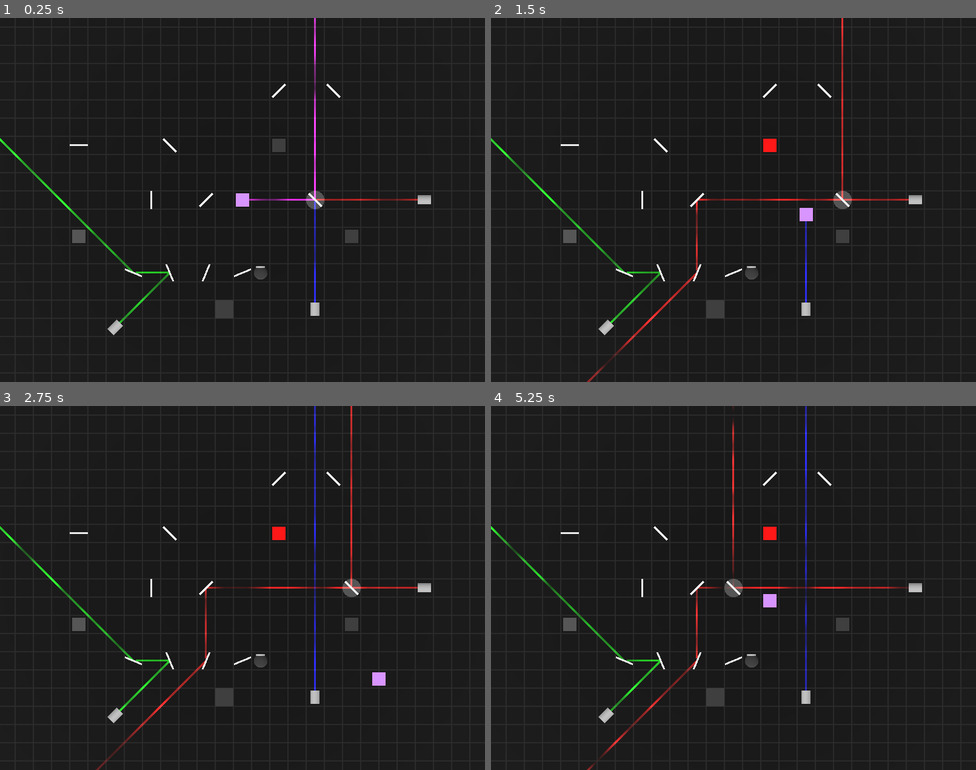
Above: before the commit, frames 1-4 (two rows, left to right).
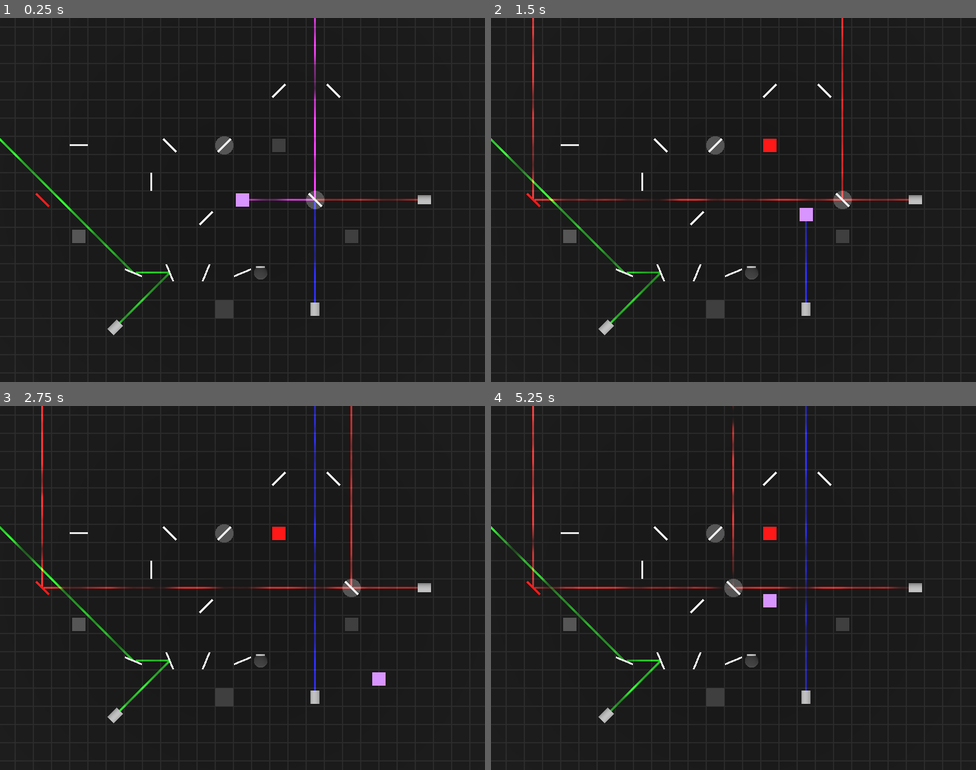
Above: after the commit, the same moments.

Repository: RiverApril/EnergyJam
Game: Godot game, scene res://levels/playground.tscn
Two runs of this game, one before a commit and one after it. Both use one fixed random seed, a clock stepped at 60 frames per second and the inputs below.
Inputs (mouse positions are in pixels of both pictures, inside the frame that each line leads up to):
- Up to frame 1 (0.25 s): no input
- Up to frame 2 (1.5 s): tap Enter at 0.5 s; move the mouse to (840, 181) at 0.52 s; hold D (Right) 0.53-1.28 s; move the mouse to (636, 218) at 1.27 s; hold S (Down) from 1.28 s (still down)
- Up to frame 3 (2.75 s): move the mouse to (291, 507) at 2.02 s; release S (Down) at 2.03 s; hold D (Right) from 2.03 s (still down)
- Up to frame 4 (5.25 s): move the mouse to (709, 660) at 2.77 s; release D (Right) at 2.78 s; hold W (Up) 2.78-3.53 s; move the mouse to (879, 642) at 3.52 s; hold A (Left) 3.53-5.03 s; move the mouse to (588, 533) at 4.27 s; move the mouse to (757, 588) at 5.02 s; hold S (Down) from 5.03 s (still down)

The runs differ from the first frame. In frame 1, 0.3% of the frame differs, in the area x 7-49%, y 32-57%; in frame 2, 0.8%; in frame 3, 0.9%, in the area x 7-49%, y 0-100%; in frame 4, 0.8%.

Commit message:
add filter

Diff:
--- a/levels/playground.tscn
+++ b/levels/playground.tscn
@@ -9,6 +9,7 @@
 [ext_resource type="PackedScene" uid="uid://u1lex88s588t" path="res://objects/block.tscn" id="6_nrulv"]
 [ext_resource type="PackedScene" uid="uid://bnnuj7j4mqu3n" path="res://objects/glow_block.tscn" id="7_adoke"]
 [ext_resource type="PackedScene" uid="uid://wp2nd16mvwmg" path="res://objects/combiner.tscn" id="10_wea26"]
+[ext_resource type="PackedScene" uid="uid://dthk2bvne4lc0" path="res://objects/filter.tscn" id="11_io5ok"]
 [ext_resource type="PackedScene" uid="uid://c38gfk35326dg" path="res://objects/transmit_glow_block.tscn" id="15_e2xa4"]
 
 [node name="Node3D" type="Node3D"]
@@ -31,7 +32,7 @@
 metadata/beam_green = true
 
 [node name="Mirror" parent="." instance=ExtResource("3_6f0be")]
-transform = Transform3D(0.707107, 0, -0.707107, 0, 1, 0, 0.707107, 0, 0.707107, -2, 0, 0)
+transform = Transform3D(0.707107, 0, -0.707107, 0, 1, 0, 0.707107, 0, 0.707107, -2, 0, 1)
 
 [node name="Mirror2" parent="." instance=ExtResource("3_6f0be")]
 transform = Transform3D(0.707107, 0, 0.707107, 0, 1, 0, -0.707107, 0, 0.707107, -4, 0, -3)
@@ -55,7 +56,7 @@
 transform = Transform3D(0.382684, 0, 0.92388, 0, 1, 0, -0.92388, 0, 0.382684, -6, 0, 4)
 
 [node name="Mirror9" parent="." instance=ExtResource("3_6f0be")]
-transform = Transform3D(1, 0, 0, 0, 1, 0, 0, 0, 1, -5, 0, 0)
+transform = Transform3D(1, 0, 0, 0, 1, 0, 0, 0, 1, -5, 0, -1)
 
 [node name="Mirror10" parent="." instance=ExtResource("3_6f0be")]
 transform = Transform3D(-4.37114e-08, 0, 1, 0, 1, 0, -1, 0, -4.37114e-08, -9, 0, -3)
@@ -78,3 +79,9 @@
 [node name="Combiner" parent="." instance=ExtResource("10_wea26")]
 transform = Transform3D(1, 0, 0, 0, 1, 0, 0, 0, 1, 1, 0, 4)
 metadata/test = Color(0.803287, 0.340827, 1, 1)
+
+[node name="Splitter2" parent="." instance=ExtResource("6_bq0w0")]
+transform = Transform3D(0.707107, 0, -0.707107, 0, 1, 0, 0.707107, 0, 0.707107, -1, 0, -3)
+
+[node name="Filter" parent="." instance=ExtResource("11_io5ok")]
+transform = Transform3D(0.707107, 0, 0.707107, 0, 1, 0, -0.707107, 0, 0.707107, -11, 0, 0)
--- /dev/null
+++ b/objects/filter.tscn
@@ -0,0 +1,38 @@
+[gd_scene load_steps=7 format=3 uid="uid://dthk2bvne4lc0"]
+
+[ext_resource type="Script" path="res://scripts/movable.gd" id="1_agh2x"]
+[ext_resource type="Script" path="res://scripts/transmit.gd" id="2_vamcj"]
+[ext_resource type="Script" path="res://scripts/mirror.gd" id="3_fg31l"]
+
+[sub_resource type="StandardMaterial3D" id="StandardMaterial3D_v3gys"]
+
+[sub_resource type="CylinderMesh" id="CylinderMesh_x2t8e"]
+material = SubResource("StandardMaterial3D_v3gys")
+height = 0.1
+
+[sub_resource type="BoxShape3D" id="BoxShape3D_wudyr"]
+size = Vector3(0.1, 1, 1)
+
+[node name="Filter" type="StaticBody3D"]
+transform = Transform3D(0.707107, 0, 0.707107, 0, 1, 0, -0.707107, 0, 0.707107, 0, 0, 0)
+script = ExtResource("1_agh2x")
+metadata/transmit_red = false
+metadata/transmit_green = true
+metadata/transmit_blue = true
+metadata/reflect_red = true
+metadata/reflect_green = false
+metadata/reflect_blue = false
+
+[node name="MeshInstance3D" type="MeshInstance3D" parent="."]
+transform = Transform3D(-4.37114e-08, -1, 0, 1, -4.37114e-08, 0, 0, 0, 1, 0, 0, 0)
+mesh = SubResource("CylinderMesh_x2t8e")
+
+[node name="CollisionShape3D" type="CollisionShape3D" parent="."]
+shape = SubResource("BoxShape3D_wudyr")
+
+[node name="Transmit" type="Node" parent="."]
+script = ExtResource("2_vamcj")
+
+[node name="Mirror" type="Node" parent="." node_paths=PackedStringArray("mesh_to_color")]
+script = ExtResource("3_fg31l")
+mesh_to_color = NodePath("../MeshInstance3D")
--- a/objects/splitter.tscn
+++ b/objects/splitter.tscn
@@ -3,7 +3,7 @@
 [ext_resource type="Script" path="res://scripts/movable.gd" id="1_y6xqt"]
 [ext_resource type="Material" uid="uid://miti6kg4ca1" path="res://materials/block_material.tres" id="2_plisi"]
 [ext_resource type="Script" path="res://scripts/mirror.gd" id="3_d1qag"]
-[ext_resource type="Script" path="res://scripts/trasmit.gd" id="3_dwf2j"]
+[ext_resource type="Script" path="res://scripts/transmit.gd" id="3_dwf2j"]
 
 [sub_resource type="StandardMaterial3D" id="StandardMaterial3D_gkvss"]
 albedo_color = Color(0.710047, 0.710047, 0.710047, 1)
--- a/objects/transmit_glow_block.tscn
+++ b/objects/transmit_glow_block.tscn
@@ -4,7 +4,7 @@
 [ext_resource type="Material" uid="uid://dsuqswa503vte" path="res://materials/on_material.tres" id="2_30cs1"]
 [ext_resource type="Script" path="res://scripts/glow.gd" id="3_ws7wy"]
 [ext_resource type="Material" uid="uid://bcpx048io8c4u" path="res://materials/off_material.tres" id="4_wutqu"]
-[ext_resource type="Script" path="res://scripts/trasmit.gd" id="5_lp1r7"]
+[ext_resource type="Script" path="res://scripts/transmit.gd" id="5_lp1r7"]
 
 [sub_resource type="BoxShape3D" id="BoxShape3D_prb83"]
 size = Vector3(0.75, 0.75, 0.75)
--- a/scripts/emitter.gd
+++ b/scripts/emitter.gd
@@ -40,13 +40,15 @@
 			beam_holder.remove_child(child)
 			child.queue_free()
 
-		if beam_rgb > 0:
-			create_beam(global_position, (parent.transform.basis * Vector3.FORWARD).normalized(), 0);
+		create_beam(beam_rgb, global_position, (parent.transform.basis * Vector3.FORWARD).normalized(), 0);
 
 
 
-func create_beam(start_position: Vector3, direction: Vector3, index: int) -> void:
+func create_beam(rgb: int, start_position: Vector3, direction: Vector3, index: int) -> void:
 	if index > max_beam_depth:
+		return
+
+	if rgb == 0:
 		return
 
 	var end_position = start_position + direction * max_length
@@ -64,11 +66,13 @@
 		var plane_position = ray_plane_hit(start_position, direction, hit_normal, -collider.global_position.dot(hit_normal))
 
 		if collider.has_node("Mirror"):
-			do_reflect(collider, plane_position, hit_position, direction, hit_normal, index)
+			var mirror: Mirror = collider.get_node("Mirror")
+			do_reflect(mirror.reflect_RGB & rgb, collider, plane_position, hit_position, direction, hit_normal, index)
 		if collider.has_node("Transmit"):
-			create_beam(plane_position, direction, index+1)
+			var transmit: Transmit = collider.get_node("Transmit")
+			create_beam(transmit.allow_RGB & rgb, plane_position, direction, index+1)
 		if collider.has_node("Prism"):
-			do_refract(collider, hit_position, direction, hit_normal, index)
+			do_refract(rgb, collider, hit_position, direction, hit_normal, index)
 		if collider.has_node("Glow"):
 			if collider.collision_layer & 2:
 				var glow: Glow = collider.get_node("Glow")
@@ -94,7 +98,7 @@
 		beam_holder.add_child(new_beam)
 		new_beam.owner = beam_holder
 
-func do_reflect(_collider, plane_position: Vector3, _hit_position: Vector3, direction: Vector3, hit_normal: Vector3, index: int) -> void:
+func do_reflect(rgb: int, _collider, plane_position: Vector3, _hit_position: Vector3, direction: Vector3, hit_normal: Vector3, index: int) -> void:
 	# var mirror: Mirror = collider.get_node("Mirror")
 	# print("mirror")
 	# var mirror_normal: Vector3 = (collider.transform.basis * mirror.reflection_normal).normalized()
@@ -107,9 +111,9 @@
 	if mirror_dot != 0:
 		var outgoing_direction = direction - 2 * mirror_dot * mirror_normal
 
-		create_beam(plane_position, outgoing_direction, index+1)
+		create_beam(rgb, plane_position, outgoing_direction, index+1)
 
-func do_refract(collider, _hit_position: Vector3, direction: Vector3, hit_normal: Vector3, index: int) -> void:
+func do_refract(rgb: int, collider, _hit_position: Vector3, direction: Vector3, hit_normal: Vector3, index: int) -> void:
 	var prism: Prism = collider.get_node("Prism")
 
 	var prism_position = collider.global_position
@@ -148,7 +152,7 @@
 				# print("outgoing_direction: ")
 				# print(outgoing_direction)
 
-				create_beam(prism_position, outgoing_direction, index+1)
+				create_beam(rgb, prism_position, outgoing_direction, index+1)
 
 
 # https://physics.stackexchange.com/questions/435512/snells-law-in-vector-form
--- a/scripts/mirror.gd
+++ b/scripts/mirror.gd
@@ -1,3 +1,18 @@
 extends Node
 
 class_name Mirror
+
+@export var mesh_to_color: MeshInstance3D
+var reflect_RGB: int = 0
+
+func _ready():
+	var parent = get_parent()
+	reflect_RGB = (0b100 if parent.get_meta("reflect_red", true) else 0)\
+		| (0b010 if parent.get_meta("reflect_green", true) else 0)\
+		| (0b001 if parent.get_meta("reflect_blue", true) else 0)
+
+	if mesh_to_color != null:
+		var material = mesh_to_color.get_active_material(0)
+		var colored_material: StandardMaterial3D = material.duplicate()
+		colored_material.albedo_color = Globals.laser_display_colors[reflect_RGB]
+		mesh_to_color.material_override = colored_material
--- /dev/null
+++ b/scripts/transmit.gd
@@ -0,0 +1,18 @@
+extends Node
+
+class_name Transmit
+
+@export var mesh_to_color: MeshInstance3D
+var allow_RGB: int = 0
+
+func _ready():
+	var parent = get_parent()
+	allow_RGB = (0b100 if parent.get_meta("transmit_red", true) else 0)\
+		| (0b010 if parent.get_meta("transmit_green", true) else 0)\
+		| (0b001 if parent.get_meta("transmit_blue", true) else 0)
+
+	if mesh_to_color != null:
+		var material = mesh_to_color.get_active_material(0)
+		var colored_material: StandardMaterial3D = material.duplicate()
+		colored_material.albedo_color = Globals.laser_display_colors[allow_RGB]
+		mesh_to_color.material_override = colored_material
--- a/scripts/trasmit.gd
+++ /dev/null
@@ -1,3 +0,0 @@
-extends Node
-
-class_name Transmit
Not shown: 1 places in levels/playground.tscn that only renumber resources
